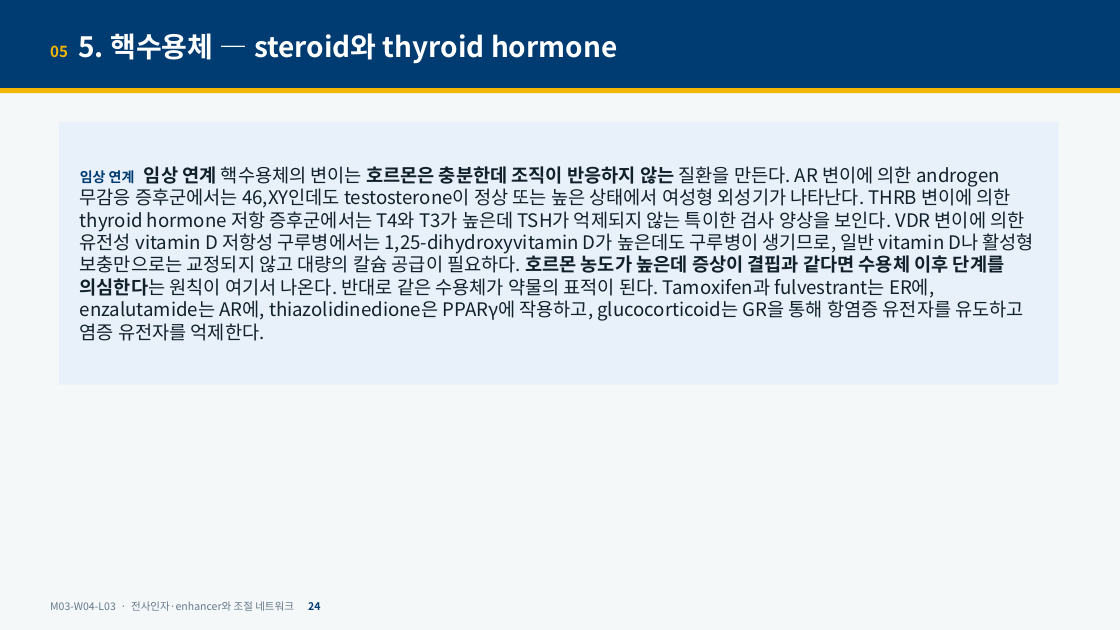
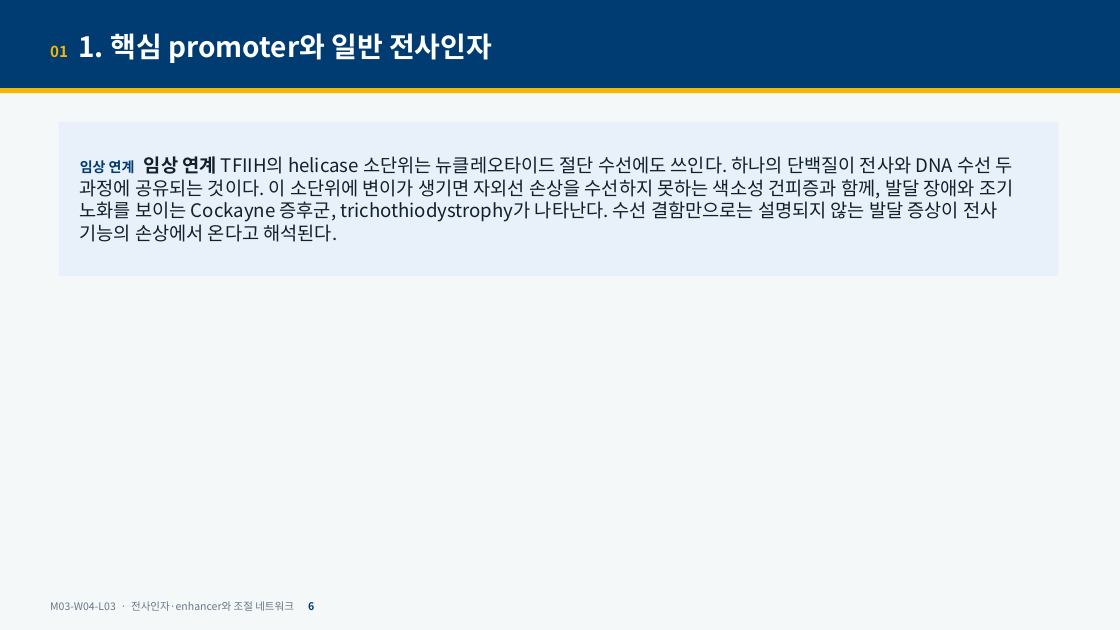
Before and after one commit to hoperiasd2/hoperiasd2.github.io, a slide deck: slide 6 of curriculum/M03/W04/L03/slides.pptx (slide 24 before the commit). Drawn at 1120x630 pixels with LibreOffice and Linux fonts; fonts in the diff are those of the drawing. Boxes give left, top, right and bottom in pixels: in the first picture for what was removed or moved away, otherwise in the second. Text is boxed around its words. In the diff, an @@ line names an element or a change of style, - is before the commit and + after.

```diff
--- a/curriculum/M03/W04/L03/slides.pptx
+++ b/curriculum/M03/W04/L03/slides.pptx
@@ text at bbox=[50, 33, 492, 63]: text changed @@
-05 5. 핵수용체 — steroid와 thyroid hormone
+01 1. 핵심 promoter와 일반 전사인자
@@ rectangle "임상 연계 임상 연계 TFIIH의 ...": place and size @@
-rectangle "임상 연계 임상 연계 TFIIH의 ..." at bbox=[59, 122, 1059, 385]
+rectangle "임상 연계 임상 연계 TFIIH의 ..." at bbox=[59, 122, 1059, 276]
@@ text in rectangle at bbox=[80, 156, 1013, 242]: text changed @@
-임상 연계 임상 연계 핵수용체의 변이는 호르몬은 충분한데 조직이 반응하지 않는 질환을 만든다. AR 변이에 의한 androgen 무감응 증후군에서는 46,XY인데도 testosterone이 정상 또는 높은 상태에서 여성형 외성기가 나타난다. THRB 변이에 의한 thyroid hormone 저항 증후군에서는 T4와 T3가 높은데 TSH가 억제되지 않는 특이한 검사 양상을 보인다. VDR 변이에 의한 유전성 vitamin D 저항성 구루병에서는 1,25-dihydroxyvitamin D가 높은데도 구루병이 생기므로, 일반 vitamin D나 활성형 보충만으로는 교정되지 않고 대량의 칼슘 공급이 필요하다. 호르몬 농도가 높은데 증상이 결핍과 같다면 수용체 이후 단계를 의심한다는 원칙이 여기서 나온다. 반대로 같은 수용체가 약물의 표적이 된다. Tamoxifen과 fulvestrant는 ER에, enzalutamide는 AR에, thiazolidinedione은 PPARγ에 작용하고, glucocorticoid는 GR을 통해 항염증 유전자를 유도하고 염증 유전자를 억제한다.
+임상 연계 임상 연계 TFIIH의 helicase 소단위는 뉴클레오타이드 절단 수선에도 쓰인다. 하나의 단백질이 전사와 DNA 수선 두 과정에 공유되는 것이다. 이 소단위에 변이가 생기면 자외선 손상을 수선하지 못하는 색소성 건피증과 함께, 발달 장애와 조기 노화를 보이는 Cockayne 증후군, trichothiodystrophy가 나타난다. 수선 결함만으로는 설명되지 않는 발달 증상이 전사 기능의 손상에서 온다고 해석된다.
@@ text at bbox=[50, 601, 314, 611]: text changed @@
-M03-W04-L03 · 전사인자·enhancer와 조절 네트워크 24
+M03-W04-L03 · 전사인자·enhancer와 조절 네트워크 6
```
Also in this commit, not shown: 38 other slides changed, 12 slides added, 5 slides removed, 17 other files.
